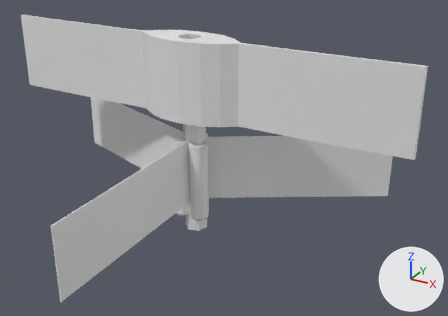
The COLLADA model Objects3d/SpySat.dae: old version first, new version second.
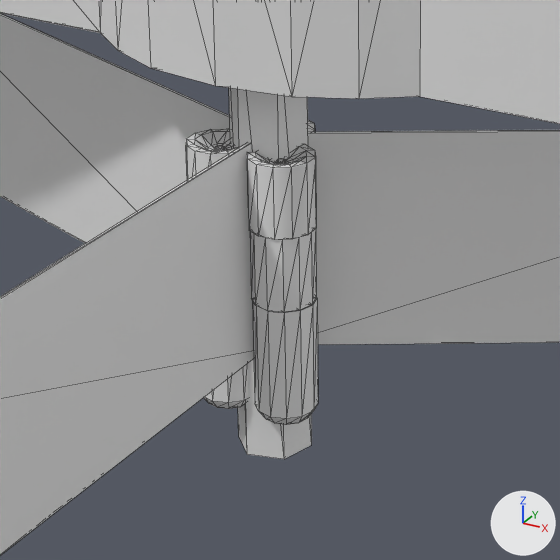
Each version is shown whole from a 50 mm lens placed at (24.15, -39.65, 26.1), pointed at (3.15, -1.45, 7.0), then close up on the part from 26% to 62% of the width and 31% to 82% of the height. Lighting does not change. The marker at lower right points along +X, +Y and +Z. The close-ups show mesh edges as thin lines. Where no turn or scale is listed for an object, it has been applied to the vertices.

In view in the first close-up: 'Icon', 'Line001', 'SolarSails', 'center'.
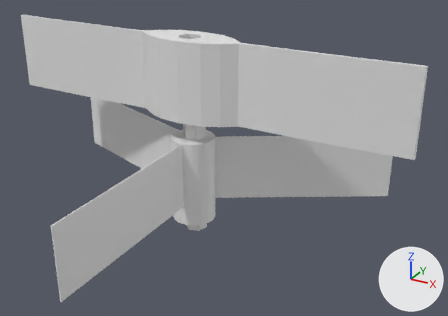
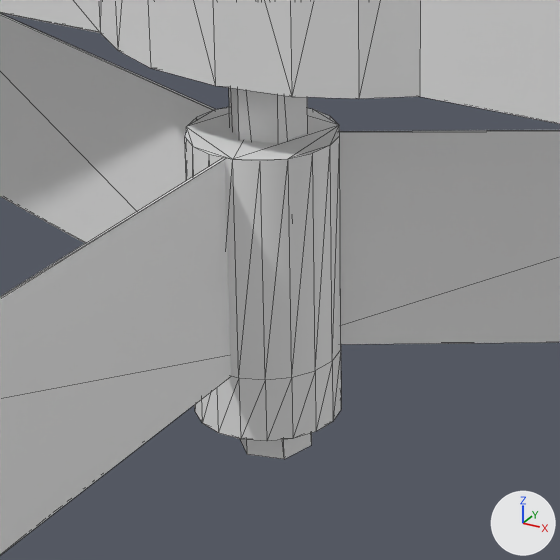
Boxes [x1, y1, x2, y2] around the edits, measured in the close-ups (560 x 560 px):
'Packed', added
    after: [185, 107, 341, 441]
'center', unchanged, covered by the edit
    before: [186, 120, 318, 425]

Patch to the scene script:
```diff
--- a/Objects3d/SpySat.dae.py
+++ b/Objects3d/SpySat.dae.py
@@ me_packedmesh @@
+me_packedmesh.from_pydata(...)  # 54 vertices, 104 faces; spans x -1.83..1.83, y -1.8..1.8, z 0.06..7.33
+me_packedmesh.materials.append(mat_08___default)  # white #e7e7e7
@@ ob_packed @@
+ob_packed = bpy.data.objects.new('Packed', me_packedmesh)
+ob_packed.location = (-0.83, 0.49, 0.0)
```
